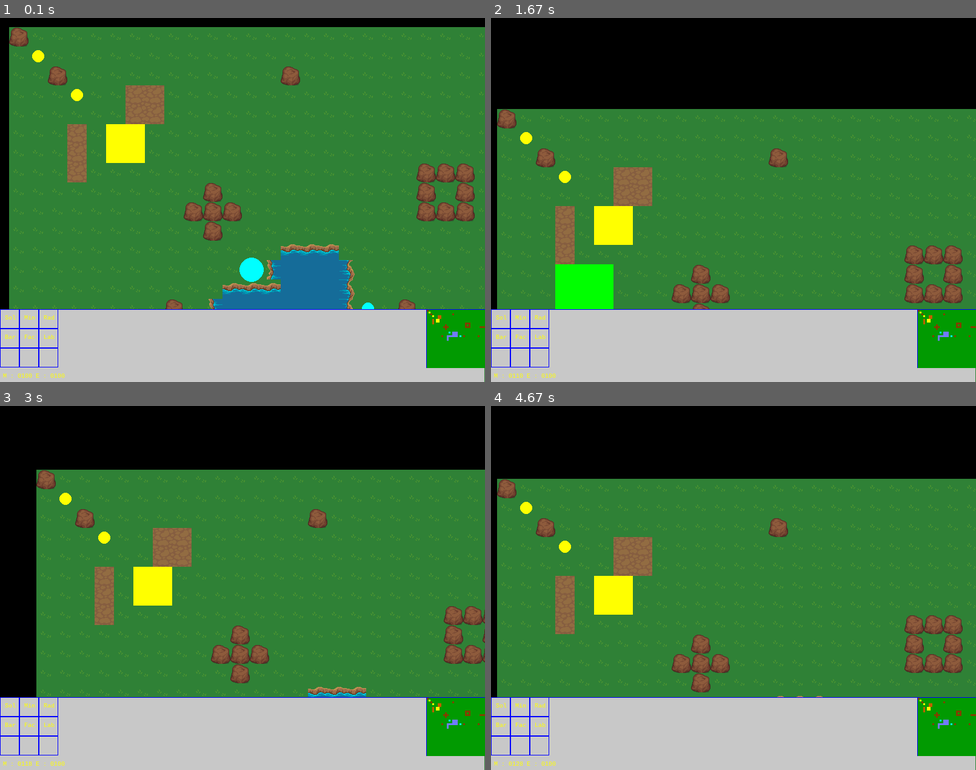
Above: before the commit, frames 1-4 (two rows, left to right).
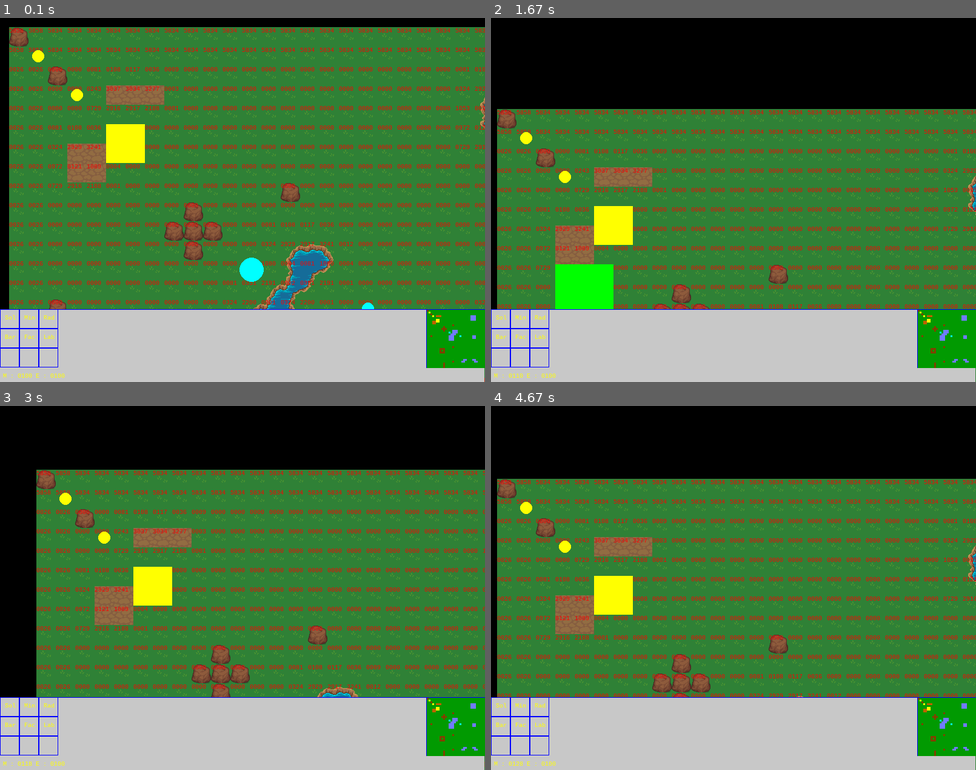
Above: after the commit, the same moments.

Repository: Xitog/tallentaa
Game: pygame game, started from projet_rts/python/rts.py
The game is run twice, just before and just after one commit, with the same random seed, the same clock (stepped at 60 frames per second) and the same inputs.
Inputs (mouse positions are in pixels of both pictures, inside the frame that each line leads up to):
- Up to frame 1 (0.1 s): no input
- Up to frame 2 (1.67 s): tap B at 0.33, 1.65 s; hold Right 0.67-1.13 s; move the mouse to (733, 221) at 0.7 s; hold Up 1.17-1.47 s; move the mouse to (782, 280) at 1.2 s; hold Right from 1.5 s (still down); move the mouse to (583, 287) at 1.53 s
- Up to frame 3 (3 s): release Right at 1.97 s; hold Left 2-2.53 s; move the mouse to (300, 620) at 2.03 s; hold Down 2.57-2.87 s; move the mouse to (252, 464) at 2.6 s; hold Left from 2.9 s (still down); move the mouse to (67, 577) at 2.93 s
- Up to frame 4 (4.67 s): tap B at 3.05, 4.55 s; release Left at 3.3 s; hold Up 3.33-3.7 s; move the mouse to (733, 631) at 3.37 s; hold Right 3.73-4.37 s; hold Down from 4.4 s (still down)

The runs differ from the first frame. In frame 1, 14% of the frame differs, in the area x 1-100%, y 2-100%; in frame 2, 8.8%; in frame 3, 9.1%; in frame 4, 9.7%.

Commit message:
Projet RTS
Transition douce entre les textures : j'ai codé mon idée d'attribuer un
numéro unique pour chaque cas rencontré et je fais empiriquement ensuite
pour associer une texture.

Diff:
--- a/projet_rts/python/rts.py
+++ b/projet_rts/python/rts.py
@@ -41,7 +41,10 @@
     def __init__(self, name, num, filename, minicolor, passable=True):
         self.name = name
         self.num = num
-        self.img = pygame.image.load('../../assets/tiles32x32/' + filename)
+        if filename.__class__ == str:
+            self.img = pygame.image.load('../../assets/tiles32x32/' + filename)
+        elif filename.__class__ == pygame.Surface:
+            self.img = filename
         self.mini = minicolor
         self.passable = passable
 
@@ -52,18 +55,44 @@
     100 : Texture('grass' , 200, 'grass_two_leaves.png', MINIMAP_GREEN_LIGHT),
     200 : Texture('ground', 100, 'ground.png', MINIMAP_BROWN),
     300 : Texture('water' , 300, 'water.png', MINIMAP_BLUE_LIGHT, False),
+
+    9100 : Texture('w1', 9100, 'w1.png', MINIMAP_BLUE_LIGHT, False),
+    9200 : Texture('w2', 9200, 'w2.png', MINIMAP_BLUE_LIGHT, False),
+    9300 : Texture('w3', 9300, 'w3.png', MINIMAP_BLUE_LIGHT, False),
+    9400 : Texture('w4', 9400, 'w4.png', MINIMAP_BLUE_LIGHT, False),
+    9500 : Texture('w5', 9500, 'w5.png', MINIMAP_BLUE_LIGHT, False),
+    9600 : Texture('w6', 9600, 'w6.png', MINIMAP_BLUE_LIGHT, False),
+    9700 : Texture('w7', 9700, 'w7.png', MINIMAP_BLUE_LIGHT, False),
+    9800 : Texture('w8', 9800, 'w8.png', MINIMAP_BLUE_LIGHT, False),
+    8200 : Texture('x2', 8200, 'x2.png', MINIMAP_BLUE_LIGHT, False),
+    8400 : Texture('x4', 8400, 'x4.png', MINIMAP_BLUE_LIGHT, False),
+    8300 : Texture('x24', 8300, 'x24.png', MINIMAP_BLUE_LIGHT, False),
+
     # Computed textures
     # 1300 : Texture('grass_water_lm', 1200, 'grass_water_ml.png', MINIMAP_BLUE_LIGHT, False),
     # minimap color depends !!!
-    91 : Texture('w1', 91, 'w1.png', MINIMAP_GREEN_LIGHT, False),
-    92 : Texture('w2', 92, 'w2.png', MINIMAP_GREEN_LIGHT, False),
-    93 : Texture('w3', 93, 'w3.png', MINIMAP_GREEN_LIGHT, False),
-    94 : Texture('w4', 94, 'w4.png', MINIMAP_GREEN_LIGHT, False),
-    95 : Texture('w5', 95, 'w5.png', MINIMAP_GREEN_LIGHT, False),
-    96 : Texture('w6', 96, 'w6.png', MINIMAP_GREEN_LIGHT, False),
-    97 : Texture('w7', 97, 'w7.png', MINIMAP_GREEN_LIGHT, False),
-    98 : Texture('w8', 98, 'w8.png', MINIMAP_GREEN_LIGHT, False),
+
+    #91 : Texture('w1', 91, 'w1.png', MINIMAP_GREEN_LIGHT, False),
+    #92 : Texture('w2', 92, 'w2.png', MINIMAP_GREEN_LIGHT, False),
+    #93 : Texture('w3', 93, 'w3.png', MINIMAP_GREEN_LIGHT, False),
+    #94 : Texture('w4', 94, 'w4.png', MINIMAP_GREEN_LIGHT, False),
+    #95 : Texture('w5', 95, 'w5.png', MINIMAP_GREEN_LIGHT, False),
+    #96 : Texture('w6', 96, 'w6.png', MINIMAP_GREEN_LIGHT, False),
+    #97 : Texture('w7', 97, 'w7.png', MINIMAP_GREEN_LIGHT, False),
+    #98 : Texture('w8', 98, 'w8.png', MINIMAP_GREEN_LIGHT, False),
 }
+
+# Mixing Texture
+for a in [9100, 9200, 9300, 9400, 9500, 9600, 9700, 9800, 8200, 8400, 8300]:
+    for b in [100]:
+        s = pygame.Surface((32,32))
+        s.blit(TEXTURES[b].img, (0, 0))
+        s.blit(TEXTURES[a].img, (0, 0))
+        if a > 9000:
+            n = b*10+a-9000
+        else:
+            n = b*10+1000+a-8000
+        TEXTURES[n] = Texture(str(n), n, s, TEXTURES[a].mini, TEXTURES[a].passable)
 
 class Camera:
     def __init__(self, width, height, scroll, player):
@@ -100,7 +129,7 @@
         h //= 32
         ul = []
         if x == w and y == h:  # a square
-            t = self.player.world.unit_map[x][y]
+            t = self.player.world.unit_map[y][x]
             if self.player.world.is_unit(x, y):
                 # if t[1].player == player:
                 ul.append(t[1])
@@ -108,7 +137,7 @@
             for i in range(x, w):
                 for j in range(y, h):
                     # print(i, j)
-                    t = self.player.world.unit_map[i][j]
+                    t = self.player.world.unit_map[j][i]
                     if self.player.world.is_unit(i, j):
                         # if t[1].player == player:
                         ul.append(t[1])
@@ -260,7 +289,7 @@
                         pass
                     else:
                         print('button right')
-                        s = self.player.world.unit_map[int((mx - self.x)/32)][int((my - self.y)/32)]
+                        s = self.player.world.unit_map[int((my - self.y)/32)][int((mx - self.x)/32)]
                         if s == 0:  # nothing at the square clicked
                             # faut-il faire un for u in self.selected?
                             self.game.order_move(self.selected, (mx - self.x) // 32, (my - self.y) // 32, self.add_mod)
@@ -304,13 +333,13 @@
         # Sol
         for yy in range(0, self.player.world.size32.y):
             for xx in range(0, self.player.world.size32.x):
-                t = self.player.world.world_map[xx][yy]
-                d = self.player.world.passable_map[xx][yy]
+                t = self.player.world.world_map[yy][xx]
+                d = self.player.world.passable_map[yy][xx]
                 self.screen.blit(TEXTURES[t].img, (xx * 32 + self.x, yy * 32 + self.y, xx * 32 + self.x + 32, yy * 32 + self.y))
                 if d != 0 and d != 99:
                     self.screen.blit(TEXTURES[d].img, (xx * 32 + self.x, yy * 32 + self.y, xx * 32 + self.x + 32, yy * 32 + self.y))
 
-                u = self.player.world.unit_map[xx][yy]
+                u = self.player.world.unit_map[yy][xx]
                 if u == 0:
                     pass # Empty
                 elif u[0] == -1: # en mouvement, carreau reserve
@@ -319,6 +348,10 @@
                     pygame.draw.rect(self.screen, HALF_BLUE, (xx * 32 + self.x +1, yy * 32 + self.y +1, 32-1, 32-1), 0)
                 elif u[1] == 2:
                     pass # Building
+
+                # DEBUG
+                label = self.font.render("%(v)04d" % {"v" : self.player.world.debug_map[yy][xx]}, 1, (255, 0, 0))
+                self.screen.blit(label, (xx * 32 + self.x, yy * 32 + self.y))
 
         # Cursor
         if self.mode == 'normal':
@@ -425,13 +458,13 @@
         # Minimap
         for yy in range(0, self.player.world.size32.y):
             for xx in range(0, self.player.world.size32.x):
-                t = self.player.world.world_map[xx][yy]
-                d = self.player.world.passable_map[xx][yy]
+                t = self.player.world.world_map[yy][xx]
+                d = self.player.world.passable_map[yy][xx]
                 if d != 0 and d != 99:
                     pygame.draw.rect(self.screen, TEXTURES[d].mini, (xx * 3 + 22 * 32, yy * 3 + self.INTERFACE_Y +1, 3, 3), 0)
                 else:
                     pygame.draw.rect(self.screen, TEXTURES[t].mini, (xx * 3 + 22 * 32, yy * 3 + self.INTERFACE_Y +1, 3, 3), 0)
-                u = self.player.world.unit_map[xx][yy]
+                u = self.player.world.unit_map[yy][xx]
                 if u != 0:
                     if u[0] == 1 or u[0] == 2:
                         pygame.draw.rect(self.screen, u[1].player.color, (xx * 3 + 22 * 32, yy * 3 + self.INTERFACE_Y +1, 3, 3), 0)
@@ -497,46 +530,141 @@
         self.unit_map = World.create_map(self.size32.x, self.size32.y, 0)
         self.world_map = World.create_map(self.size32.x, self.size32.y, 0)
         self.passable_map = World.create_map(self.size32.x, self.size32.y, 0)
+        self.debug_map = World.create_map(self.size32.x, self.size32.y, 0)
         # separate [128] => 100 (in world map) + 28 (in passable_map or 99 if texture not passable by default (and no doodad can be put on it))
         for yy in range(0, self.size32.y):
             for xx in range(0, self.size32.x):
-                r = world_map[xx][yy]
-                self.world_map[xx][yy] = (r // 100) * 100
+                r = world_map[yy][xx]
+                self.world_map[yy][xx] = (r // 100) * 100
 
         for yy in range(0, self.size32.y):
             for xx in range(0, self.size32.x):
-                r = world_map[xx][yy] # 101, 228, 312
-                self.passable_map[xx][yy] = r % 100
-                r = self.world_map[xx][yy] # 100, 200, 300
+                r = world_map[yy][xx] # 101, 228, 312
+                self.passable_map[yy][xx] = r % 100
+                r = self.world_map[yy][xx] # 100, 200, 300
                 if not TEXTURES[r].passable:
-                    self.passable_map[xx][yy] = 99
+                    self.passable_map[yy][xx] = 99
 
         # Computation of passage from tex to tex
+        world_map2 = World.create_map(self.size32.x, self.size32.y, 0)
         for yy in range(0, self.size32.y):
             for xx in range(0, self.size32.x):
-                r = world_map[xx][yy]
+                r = self.world_map[yy][xx]
+
+                # On travaille ne base 3
+                b1 = 1
+                b2 = 3
+                b3 = 9
+                b4 = 27
+                b5 = 81
+                b6 = 243
+                b7 = 729
+                b8 = 2187
+                sum = 0
+
+                # On commence en haut à gauche, puis on tourne dans le sens horaire
+                # 1 = différent 0 = égal 2 = bord
+                # ligne du haut
+                if yy > 1 and xx > 1:
+                    if self.world_map[yy-1][xx-1] != r:
+                        sum += 1 * b1 # sinon 0*b1 donc rien
+                else:
+                    sum += 2 * b1
+                if xx > 1:
+                    if self.world_map[yy][xx-1] != r:
+                        sum += 1 * b2
+                else:
+                    sum += 2 * b2
+                if yy < self.size32.y - 1 and xx > 1:
+                    if self.world_map[yy+1][xx-1] != r:
+                        sum += 1 * b3
+                else:
+                    sum += 2 * b3
+                # ligne du milieu, gauche
+                if yy < self.size32.y - 1:
+                    if self.world_map[yy+1][xx] != r:
+                        sum += 1 * b4
+                else:
+                    sum += 2 * b4
+                # ligne du bas, en partant de la gauche
+                if yy < self.size32.y - 1 and xx < self.size32.x - 1:
+                    if self.world_map[yy+1][xx+1] != r:
+                        sum += 1 * b5
+                else:
+                    sum += 2 * b5
                 if xx < self.size32.x - 1:
-                    r_middle_right = world_map[xx+1][yy]
-                    if r_middle_right != r:
-                        if r_middle_right == 300:
-                            #self.world_map[xx][yy] = 1300
-                            self.passable_map[xx][yy] = 98
-                if xx > 1:
-                    r_middle_left = world_map[xx-1][yy]
-                    if r_middle_left != r:
-                        if r_middle_left == 300:
-                            self.passable_map[xx][yy] = 94
+                    if self.world_map[yy][xx+1] != r:
+                        sum += 1 * b6
+                else:
+                    sum += 2 * b6
+                if yy > 1 and xx < self.size32.x - 1:
+                    if self.world_map[yy-1][xx+1] != r:
+                        sum += 1 * b7
+                else:
+                    sum += 2 * b7
+                # ligne du milieu, droit
                 if yy > 1:
-                    r_top_center = world_map[xx][yy-1]
-                    if r_top_center != r:
-                        if r_top_center == 300:
-                            self.passable_map[xx][yy] = 96 # why?
-                if yy < self.size32.y - 1:
-                    r_bottom_center = world_map[xx][yy+1]
-                    if r_bottom_center != r:
-                        if r_bottom_center == 300:
-                            self.passable_map[xx][yy] = 92 #why?
-
+                    if self.world_map[yy-1][xx] != r:
+                        sum += 1 * b8
+                else:
+                    sum += 2 * b8
+
+                self.debug_map[yy][xx] = sum
+
+                world_map2[yy][xx] = self.world_map[yy][xx]
+                if r == 300:
+                    # coin
+                    if sum == 2929 or sum == 2200 or sum == 2191: # coin haut gauche
+                        world_map2[yy][xx] = 1100
+                    elif sum == 3241: # coin haut droit
+                        world_map2[yy][xx] = 1300
+                    elif sum == 1089 or sum == 1080 or sum == 351: # coin bas droit
+                        world_map2[yy][xx] = 1500
+                    elif sum == 121: # coin bas gauche
+                        world_map2[yy][xx] = 1700
+                    # milieu
+                    elif sum == 2917: #2920: # milieu haut
+                        world_map2[yy][xx] = 1200
+                    elif sum == 1053 or sum == 324: #3240: # milieu droit
+                        world_map2[yy][xx] = 1400
+                        #print('modified! at', yy, xx, 'to', world_map2[yy][xx])
+                    elif sum == 117: #120: # milieu bas
+                        world_map2[yy][xx] = 1600
+                    elif sum == 13 or sum == 4: #2200: # milieu gauche
+                        world_map2[yy][xx] = 1800
+                    # les coins bizarres, entre deux diag /
+                    elif sum == 1:
+                        world_map2[yy][xx] = 2200
+                    elif sum == 81:
+                        world_map2[yy][xx] = 2400
+                    elif sum == 82:
+                        world_map2[yy][xx] = 2300
+                    else:
+                        print(sum)
+
+                # if xx < self.size32.x - 1:
+                    # r_middle_right = world_map[xx+1][yy]
+                    # if r_middle_right != r:
+                        # if r_middle_right == 300:
+                            ## self.world_map[xx][yy] = 1300
+                            # self.passable_map[xx][yy] = 98
+                # if xx > 1:
+                    # r_middle_left = world_map[xx-1][yy]
+                    # if r_middle_left != r:
+                        # if r_middle_left == 300:
+                            # self.passable_map[xx][yy] = 94
+                # if yy > 1:
+                    # r_top_center = world_map[xx][yy-1]
+                    # if r_top_center != r:
+                        # if r_top_center == 300:
+                            # self.passable_map[xx][yy] = 96 # why?
+                # if yy < self.size32.y - 1:
+                    # r_bottom_center = world_map[xx][yy+1]
+                    # if r_bottom_center != r:
+                        # if r_bottom_center == 300:
+                            # self.passable_map[xx][yy] = 92 #why?
+
+        self.world_map = world_map2
         self.units = []
 
     def is_valid(self, x, y):
@@ -554,15 +682,15 @@
         else:
             for i in range(x, x+w):
                 for j in range(y, y+h):
-                    if self.passable_map[x][y] != 0 and self.unit_map[i][j] != 0:
+                    if self.passable_map[j][i] != 0 and self.unit_map[j][i] != 0:
                         return False
             return True
 
     def is_empty(self, x, y):  # no unit, no blocking terrain
-        return self.passable_map[x][y] == 0 and self.unit_map[x][y] == 0
+        return self.passable_map[y][x] == 0 and self.unit_map[y][x] == 0
 
     def is_unit(self, x, y):
-        return self.unit_map[x][y] != 0
+        return self.unit_map[y][x] != 0
 
     @staticmethod
     def create_map(lines, columns, value):
@@ -604,7 +732,7 @@
         p = self.get_player_by_name(player_name)
         ut = self.get_unit_type_by_name(unit_type_name)
         if not self.world.is_valid(x, y) or not self.world.is_empty(x,y):
-            raise Exception("False or not empty coordinates : " + str(x) + ", " + str(y) + " p = " + str(self.world.passable_map[x][y]))
+            raise Exception("False or not empty coordinates : " + str(x) + ", " + str(y) + " p = " + str(self.world.passable_map[y][x]))
         u = Unit(ut, p, x, y)
         self.world.units.append(u)
         p.units.append(u)
@@ -772,7 +900,7 @@
         self.orders = []
         for i in range(grid_x, grid_x + type.grid_w):
             for j in range(grid_y, grid_y + type.grid_h):
-                self.player.world.unit_map[i][j] = (2, self) # STILL, BUILDING
+                self.player.world.unit_map[j][i] = (2, self) # STILL, BUILDING
 
     def __str__(self):
         return str(id(self)) + ' (' + self.type.name + ')'
@@ -841,7 +969,7 @@
         #return str(id(self)) + ' (' + self.uname + ')'
 
     def update(self):
-        self.player.world.unit_map[self.x][self.y] = 0
+        self.player.world.unit_map[self.y][self.x] = 0
         # print 'update ', len(self.orders)
         if self.life <= 0:
             return False
@@ -866,7 +994,7 @@
                         del self.orders[0]
                 else:
                     self.cpt -= 1
-        self.player.world.unit_map[self.x][self.y] = (1, self) # CODE: STILL, UNIT
+        self.player.world.unit_map[self.y][self.x] = (1, self) # CODE: STILL, UNIT
         return True
 
     def order(self, o : Order):
@@ -948,7 +1076,7 @@
 
             if self.player.world.is_empty(n_x, n_y):
                 self.destination = Pair(n_x * 32 + 16, n_y * 32 + 16)
-                self.player.world.unit_map[n_x][n_y] = (-1, self) # CODE: IN MOVEMENT
+                self.player.world.unit_map[n_y][n_x] = (-1, self) # CODE: IN MOVEMENT
 
         if self.destination is not None and self.transition is None:
             self.transition = Pair(self.x * 32 + 16, self.y * 32 + 16)
@@ -1018,19 +1146,19 @@
         [101, 100, 100, 100, 100, 100, 100, 100, 100, 100, 100, 100, 100, 100, 100, 100, 100, 100, 100, 100, 100, 100, 100, 100, 100, 100, 100, 100, 100, 100, 100, 100],
         [100, 100, 100, 100, 100, 100, 100, 100, 100, 100, 100, 100, 100, 100, 100, 100, 100, 100, 100, 100, 100, 100, 100, 100, 100, 100, 100, 100, 100, 100, 100, 100],
         [100, 100, 101, 100, 100, 100, 100, 100, 100, 100, 100, 100, 100, 100, 100, 100, 100, 100, 100, 100, 100, 100, 100, 100, 100, 100, 100, 100, 100, 100, 100, 100],
-        [100, 100, 100, 100, 100, 200, 200, 200, 100, 100, 100, 100, 100, 100, 100, 100, 100, 100, 100, 100, 100, 100, 100, 100, 100, 100, 100, 100, 100, 100, 100, 100],
-        [100, 100, 100, 100, 100, 100, 100, 100, 100, 100, 100, 100, 100, 100, 100, 100, 100, 100, 100, 100, 100, 100, 100, 100, 100, 100, 100, 100, 100, 100, 100, 100],
-        [100, 100, 100, 100, 100, 100, 100, 100, 100, 100, 100, 100, 100, 100, 100, 100, 100, 100, 100, 100, 100, 100, 100, 100, 100, 100, 100, 100, 100, 100, 100, 100],
+        [100, 100, 100, 100, 100, 200, 200, 200, 100, 100, 100, 100, 100, 100, 100, 100, 100, 100, 100, 100, 100, 100, 100, 100, 300, 300, 300, 100, 100, 100, 100, 100],
+        [100, 100, 100, 100, 100, 100, 100, 100, 100, 100, 100, 100, 100, 100, 100, 100, 100, 100, 100, 100, 100, 100, 100, 100, 300, 300, 300, 100, 100, 100, 100, 100],
+        [100, 100, 100, 100, 100, 100, 100, 100, 100, 100, 100, 100, 100, 100, 100, 100, 100, 100, 100, 100, 100, 100, 100, 100, 300, 300, 300, 100, 100, 100, 100, 100],
         [100, 100, 100, 200, 200, 100, 100, 100, 100, 100, 100, 100, 100, 100, 100, 100, 100, 100, 100, 100, 100, 100, 100, 100, 100, 100, 100, 100, 100, 100, 100, 100],
         [100, 100, 100, 200, 200, 100, 100, 100, 100, 100, 100, 100, 100, 100, 100, 100, 100, 100, 100, 100, 100, 100, 100, 100, 100, 100, 100, 100, 100, 100, 100, 100],
         [100, 100, 100, 100, 100, 100, 100, 100, 100, 100, 100, 100, 100, 100, 101, 100, 100, 100, 100, 100, 100, 100, 100, 100, 100, 100, 100, 100, 100, 100, 100, 100],
         [100, 100, 100, 100, 100, 100, 100, 100, 100, 101, 100, 100, 100, 100, 100, 100, 100, 100, 100, 100, 100, 100, 100, 100, 100, 100, 100, 100, 100, 100, 100, 100],
         [100, 100, 100, 100, 100, 100, 100, 100, 101, 101, 101, 100, 100, 100, 100, 100, 100, 100, 100, 100, 100, 100, 100, 100, 100, 100, 100, 100, 100, 100, 100, 100],
         [100, 100, 100, 100, 100, 100, 100, 100, 100, 101, 100, 100, 100, 100, 300, 300, 300, 100, 100, 100, 100, 100, 100, 100, 100, 100, 100, 100, 100, 100, 100, 100],
-        [100, 100, 100, 100, 100, 100, 100, 100, 100, 100, 100, 100, 100, 100, 300, 100, 100, 100, 100, 100, 100, 100, 100, 100, 100, 100, 100, 100, 100, 100, 100, 100],
-        [100, 100, 100, 100, 100, 100, 100, 100, 100, 100, 100, 100, 100, 100, 300, 100, 100, 100, 100, 100, 100, 100, 100, 100, 100, 100, 100, 100, 100, 100, 100, 100],
-        [100, 100, 101, 100, 100, 100, 100, 100, 100, 100, 100, 100, 300, 300, 300, 100, 100, 100, 100, 100, 100, 100, 100, 100, 100, 100, 100, 100, 100, 100, 100, 100],
-        [100, 100, 100, 100, 100, 100, 100, 100, 100, 100, 100, 100, 300, 300, 300, 100, 100, 100, 100, 100, 100, 100, 100, 100, 100, 100, 100, 100, 100, 100, 100, 100],
+        [100, 100, 100, 100, 100, 100, 100, 100, 100, 100, 100, 100, 100, 100, 300, 300, 300, 100, 100, 100, 100, 100, 100, 100, 100, 100, 100, 100, 100, 100, 100, 100],
+        [100, 100, 100, 100, 100, 100, 100, 100, 100, 100, 100, 100, 100, 300, 300, 300, 100, 100, 100, 100, 100, 100, 100, 100, 100, 100, 100, 100, 100, 100, 100, 100],
+        [100, 100, 101, 100, 100, 100, 100, 100, 100, 100, 100, 100, 300, 300, 300, 100, 100, 100, 100, 100, 100, 100, 100, 100, 100, 300, 300, 100, 100, 100, 100, 100],
+        [100, 100, 100, 100, 100, 100, 100, 100, 100, 100, 100, 100, 300, 300, 300, 100, 100, 100, 100, 100, 100, 100, 100, 100, 100, 300, 300, 100, 100, 100, 100, 100],
         [100, 100, 100, 100, 100, 100, 100, 100, 100, 100, 100, 100, 300, 300, 300, 100, 100, 100, 100, 100, 100, 100, 100, 100, 100, 100, 100, 100, 100, 100, 100, 100],
         [100, 100, 100, 100, 100, 100, 100, 100, 100, 100, 100, 100, 100, 100, 100, 100, 100, 100, 100, 100, 100, 100, 100, 100, 100, 100, 100, 100, 100, 100, 100, 100],
         [100, 100, 100, 100, 100, 100, 100, 100, 100, 100, 100, 100, 100, 100, 100, 100, 100, 100, 100, 100, 100, 100, 100, 100, 100, 100, 100, 100, 100, 100, 100, 100],
@@ -1042,8 +1170,8 @@
         [100, 100, 100, 100, 100, 100, 100, 100, 100, 100, 100, 100, 100, 100, 100, 100, 100, 100, 100, 100, 100, 100, 100, 100, 100, 100, 100, 100, 100, 100, 100, 100],
         [100, 100, 100, 100, 100, 100, 100, 100, 100, 100, 100, 100, 100, 100, 100, 100, 100, 100, 100, 100, 100, 100, 100, 100, 100, 100, 100, 100, 100, 100, 100, 100],
         [100, 100, 100, 100, 100, 100, 100, 100, 100, 100, 100, 100, 100, 100, 100, 100, 100, 100, 100, 100, 100, 100, 100, 100, 100, 100, 100, 100, 100, 100, 100, 100],
-        [100, 100, 100, 100, 100, 100, 100, 100, 100, 100, 100, 100, 100, 100, 100, 100, 100, 100, 100, 100, 100, 100, 100, 100, 100, 100, 100, 100, 100, 100, 100, 100],
-        [100, 100, 100, 100, 100, 100, 100, 100, 100, 100, 100, 100, 100, 100, 101, 100, 100, 100, 100, 100, 100, 100, 100, 100, 100, 100, 100, 100, 100, 100, 100, 100],
+        [100, 100, 100, 100, 100, 100, 100, 100, 100, 100, 100, 100, 100, 100, 100, 100, 100, 100, 100, 100, 300, 300, 100, 100, 100, 300, 300, 100, 100, 100, 100, 100],
+        [100, 100, 100, 100, 100, 100, 100, 100, 100, 100, 100, 100, 100, 100, 101, 100, 100, 100, 100, 300, 300, 100, 100, 100, 100, 100, 300, 300, 100, 100, 100, 100],
         [100, 100, 100, 100, 100, 100, 100, 100, 100, 101, 100, 100, 100, 100, 100, 100, 100, 100, 100, 100, 100, 100, 100, 100, 100, 100, 100, 100, 100, 100, 100, 100],
         [100, 100, 100, 100, 100, 100, 100, 100, 100, 101, 100, 100, 100, 100, 100, 100, 100, 100, 100, 100, 100, 100, 100, 100, 100, 100, 100, 100, 100, 100, 100, 100],
         [100, 100, 100, 100, 100, 100, 100, 100, 100, 101, 100, 100, 100, 100, 100, 100, 100, 100, 100, 100, 100, 100, 100, 100, 100, 100, 100, 100, 100, 100, 100, 100],
Binary file added: assets/tiles32x32/x1.png
Binary file added: assets/tiles32x32/x2.png
Binary file added: assets/tiles32x32/x24.png
Binary file added: assets/tiles32x32/x3.png
Binary file added: assets/tiles32x32/x4.png
